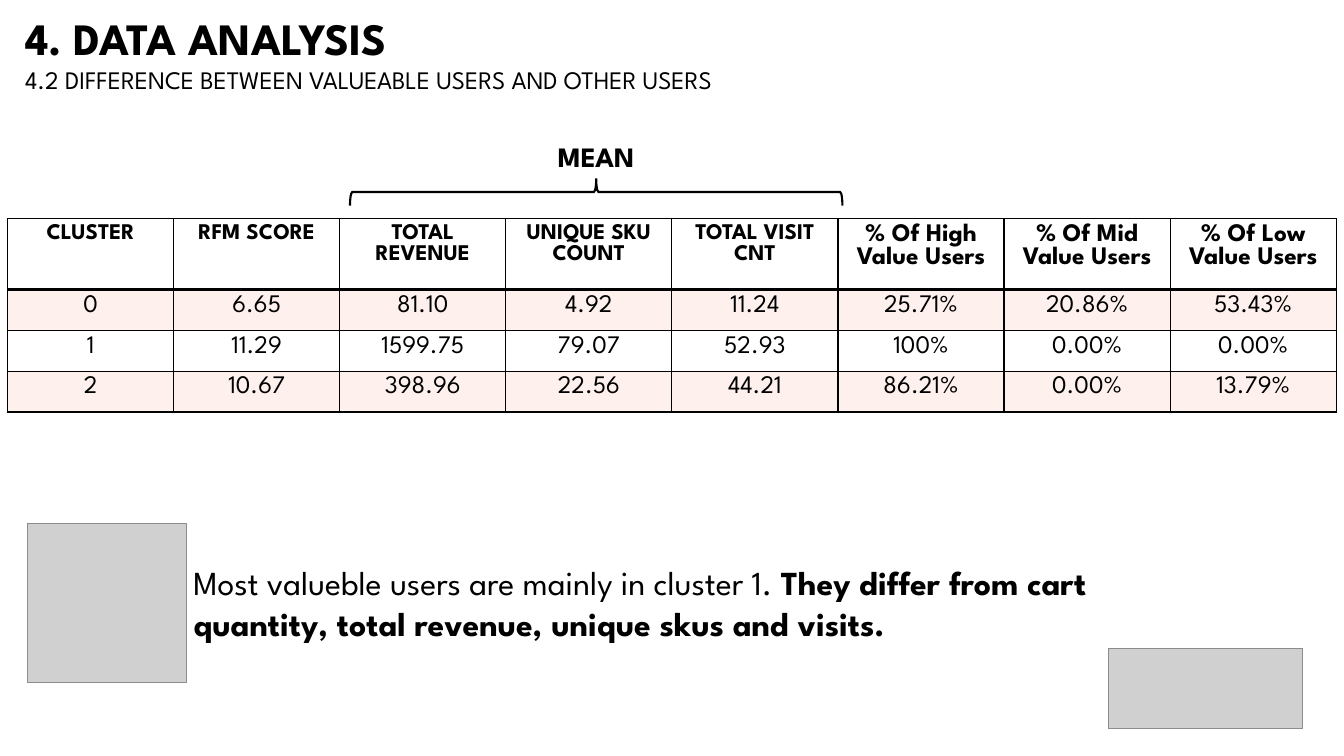
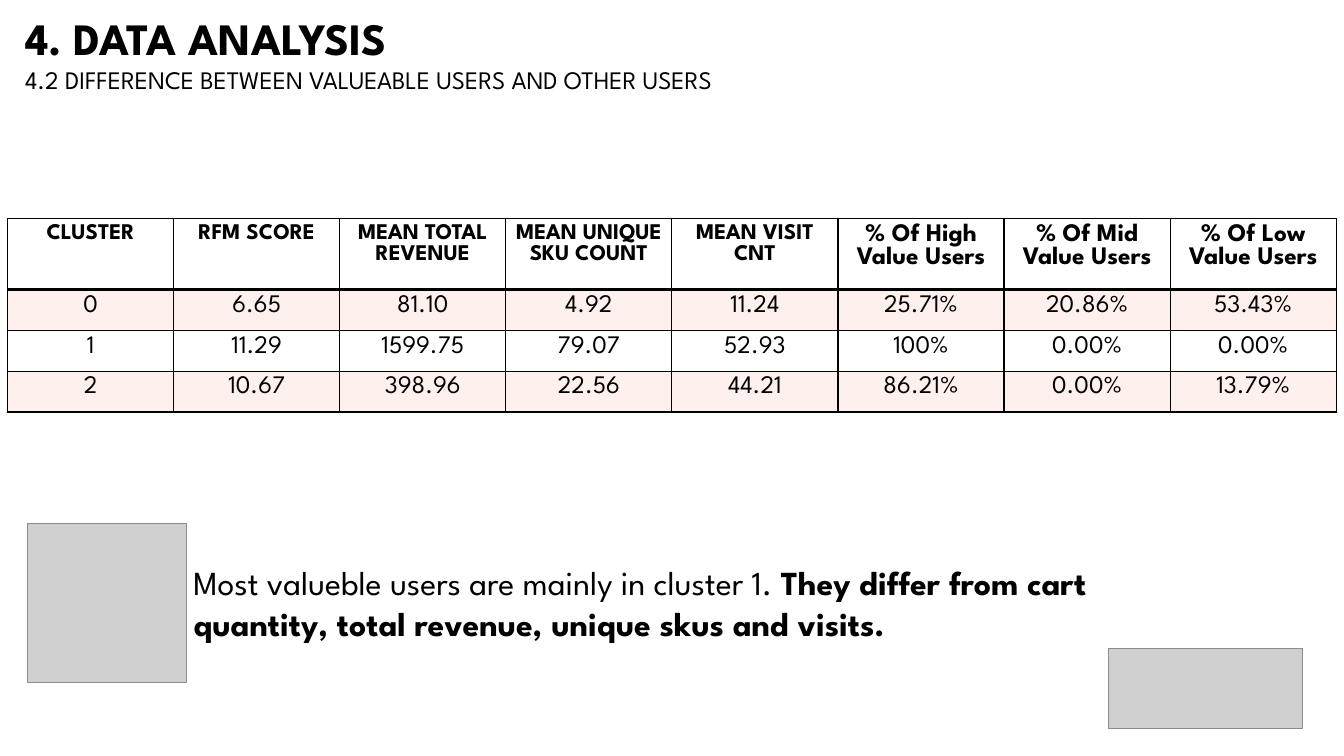
Before and after one commit to bbucalonserra/sales-membership-analysis, a slide deck: slide 30 of presentation.pptx (slide 26 before the commit). Drawn at 1344x756 pixels with LibreOffice and Linux fonts; fonts in the diff are those of the drawing; grey boxes stand for pictures. Boxes give left, top, right and bottom in pixels: in the first picture for what was removed or moved away, otherwise in the second. Text is boxed around its words. In the diff, an @@ line names an element or a change of style, - is before the commit and + after.

```diff
--- a/presentation.pptx
+++ b/presentation.pptx
@@ text removed at [558, 148, 635, 167] @@
-MEAN
@@ left brace removed at [350, 178, 843, 206] @@
@@ table at [8, 219, 1339, 433] @@
-row 1: CLUSTER | RFM SCORE | TOTAL REVENUE | UNIQUE SKU COUNT | TOTAL VISIT CNT | % Of High Value Users | % Of Mid Value Users | % Of Low Value Users
+row 1: CLUSTER | RFM SCORE | MEAN TOTAL REVENUE | MEAN UNIQUE SKU COUNT | MEAN VISIT CNT | % Of High Value Users | % Of Mid Value Users | % Of Low Value Users
```
Also in this commit, not shown: 10 other slides changed, 7 slides added, 2 other files.
